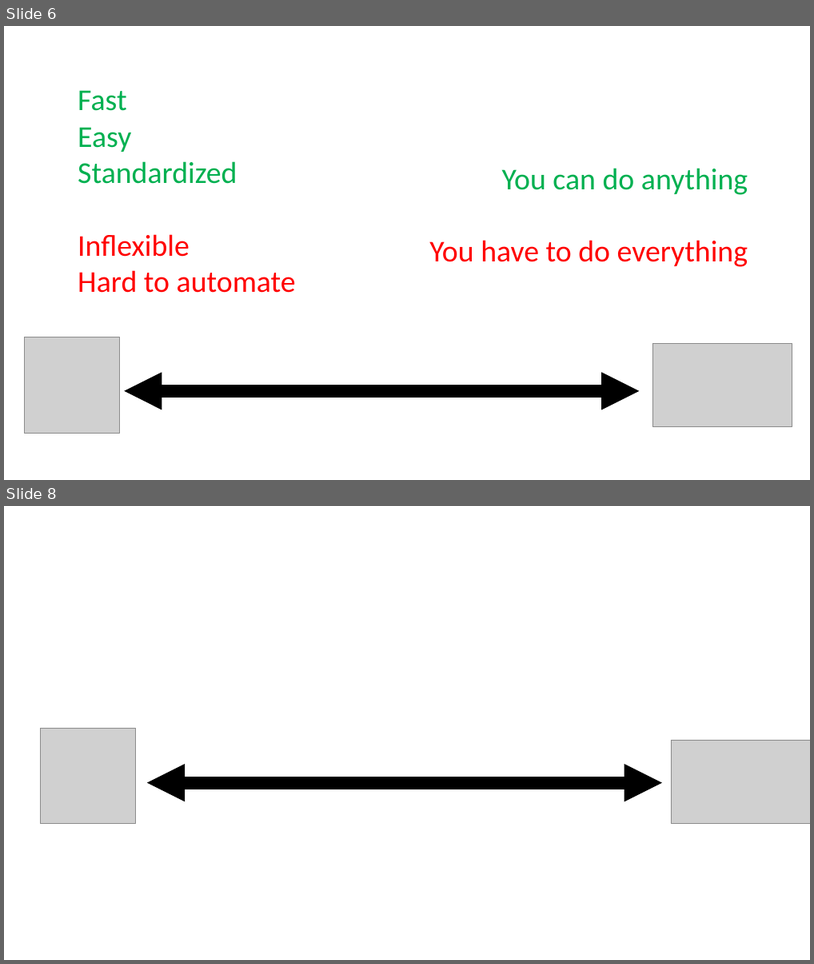
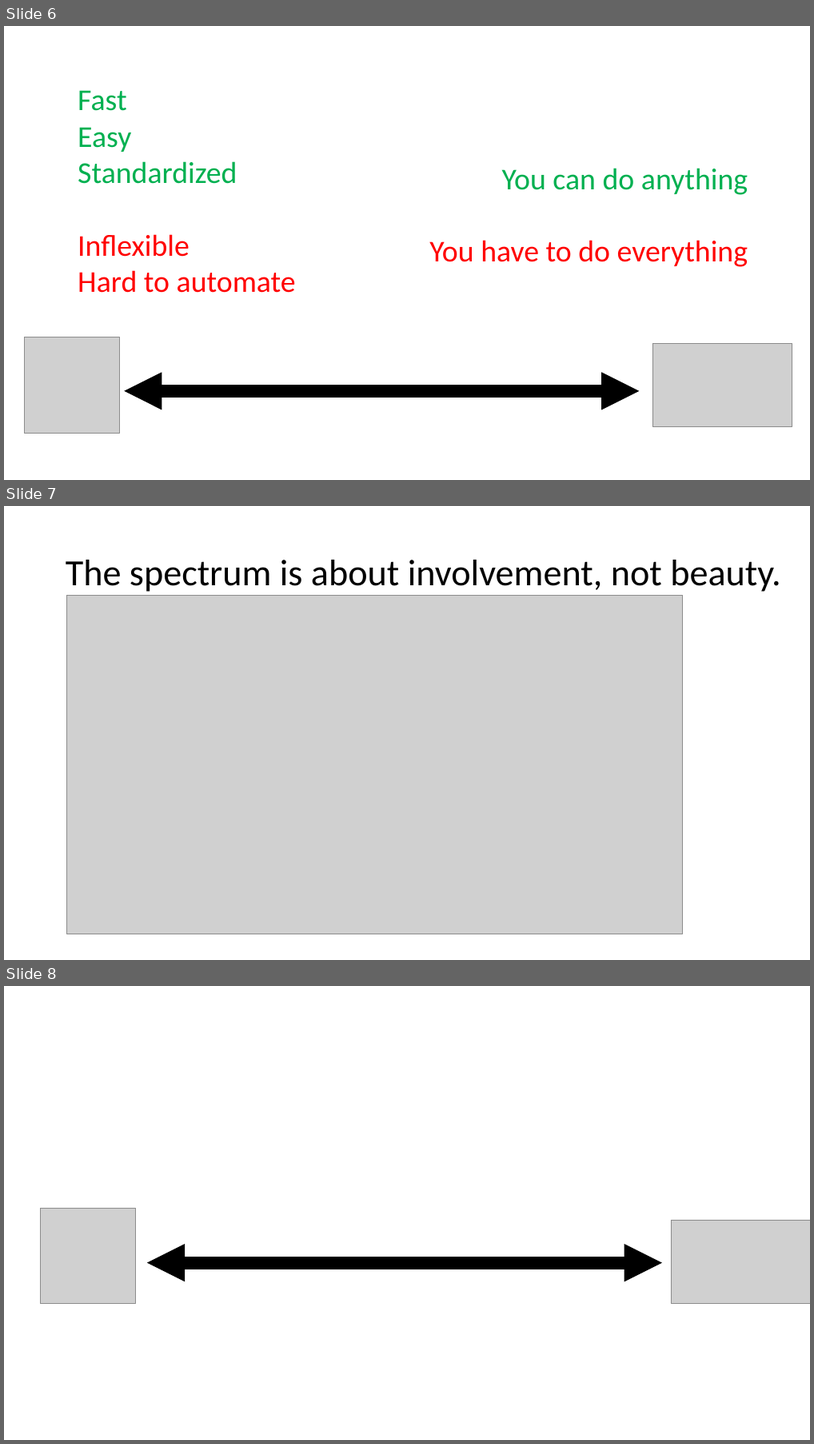
Before and after one commit to wynhsu/intro_to_r, a slide deck: class_3_4.pptx. Shown one above the other, each under a label of ours: slides 6 and 8 before the commit, slides 6, 7 and 8 after it; the slides between them are not shown. The pictures are 814x964 and 814x1444 pixels, drawn with LibreOffice and Linux fonts; fonts in the diff are those of the drawing; grey boxes stand for pictures. Boxes give left, top, right and bottom in pixels: in the first picture for what was removed or moved away, otherwise in the second. Text is boxed around its words. In the diff, an @@ line names an element or a change of style, - is before the commit and + after.

Commit message:
add shell script, clarify titles for powerpoint

```diff
--- a/class_3_4.pptx
+++ b/class_3_4.pptx
@@ slide 7 added at <box>4,506,810,960</box>, background #FFFFFF @@
@@ title added at <box>66,560,782,592</box>, 44 pt, text #000000 @@
+The spectrum is about involvement, not beauty.
@@ picture added at <box>67,595,683,933</box> @@
@@ picture added at <box>67,608,655,921</box> @@
```
Also in this commit, not shown: 1 slide removed, 1 other file.
